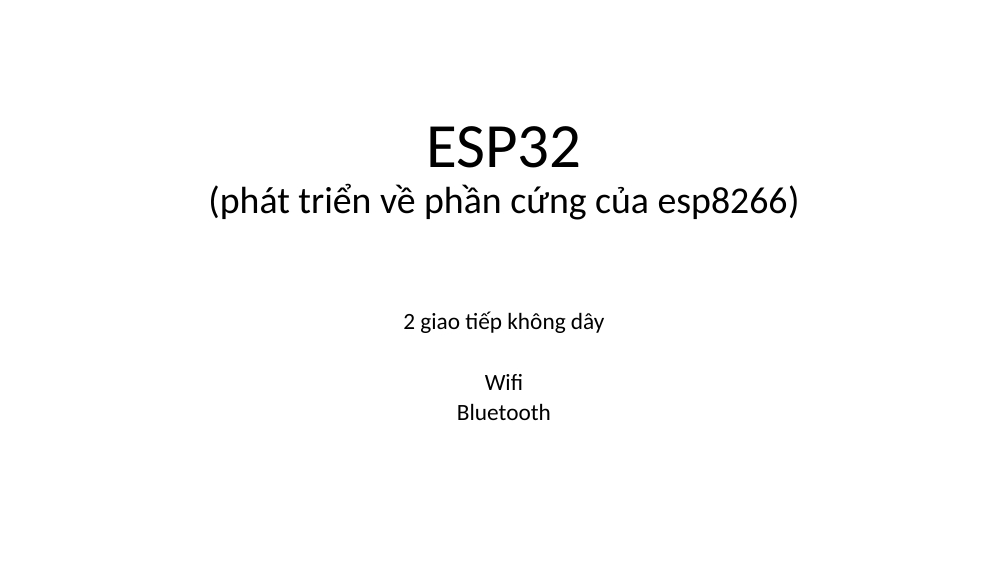
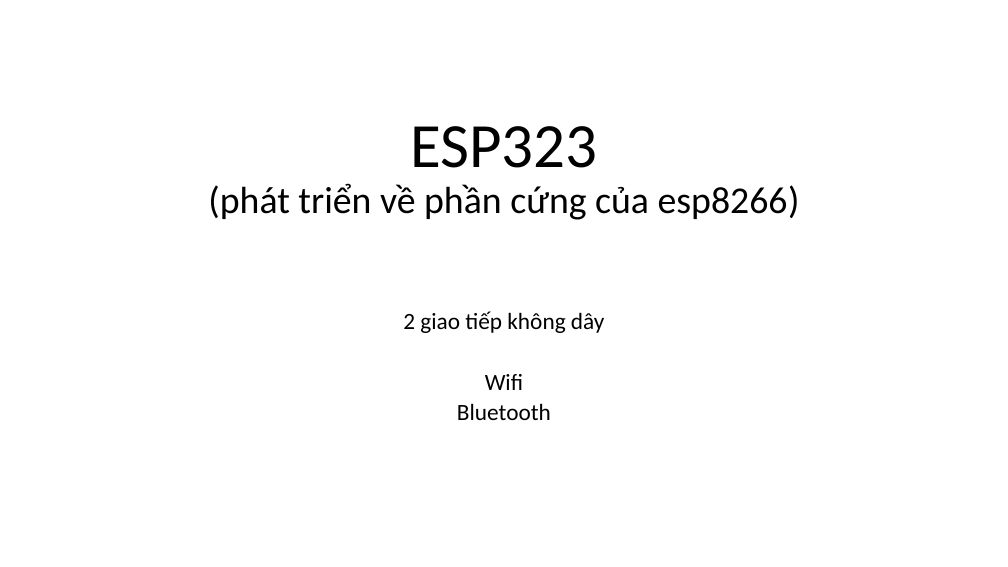
Before and after one commit to CloudFERMI-IoTs/interns201806-1, a slide deck: slide 1 of NguyenvanBinh/ESP32.pptx. Drawn at 1008x567 pixels with LibreOffice and Linux fonts; fonts in the diff are those of the drawing. Boxes give left, top, right and bottom in pixels: in the first picture for what was removed or moved away, otherwise in the second. Text is boxed around its words. In the diff, an @@ line names an element or a change of style, - is before the commit and + after.

Commit message:
updateppt

```diff
--- a/NguyenvanBinh/ESP32.pptx
+++ b/NguyenvanBinh/ESP32.pptx
@@ title at (208,126,800,220): text changed @@
-ESP32
-(phát triển về phần cứng của esp8266)
+ESP323
+(phát triển về phần cứng của esp8266)
```
